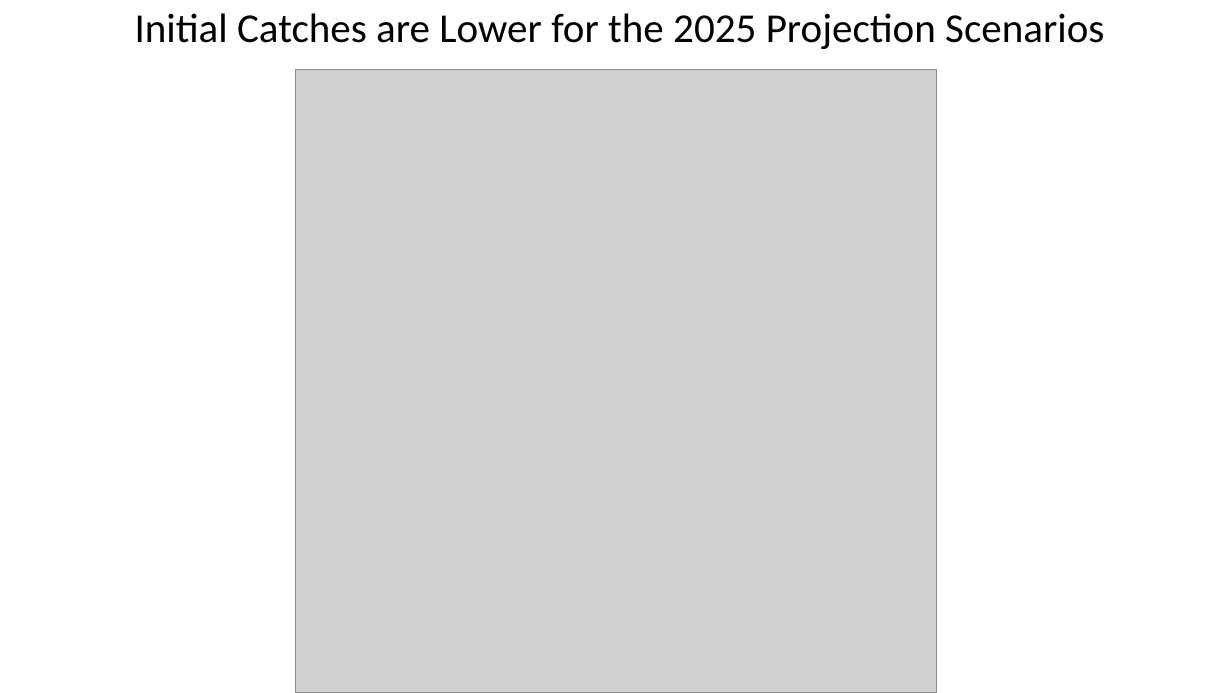
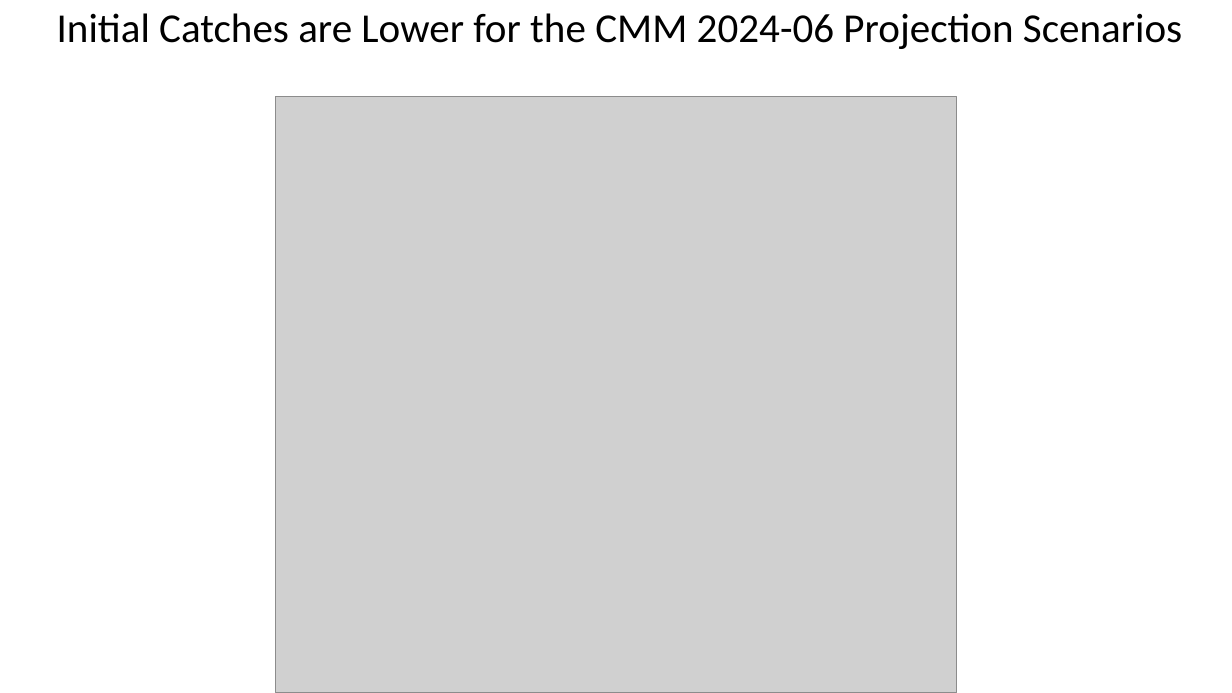
Before and after one commit to PIFSCstockassessments/2024-WCNPO-MLS-Rebuilding, a slide deck: slide 27 of 2025-MLS-projections/2025 MLS projections for CMM 24-06.pptx (slide 19 before the commit). Drawn at 1232x693 pixels with LibreOffice and Linux fonts; fonts in the diff are those of the drawing; grey boxes stand for pictures. Boxes give left, top, right and bottom in pixels: in the first picture for what was removed or moved away, otherwise in the second. Text is boxed around its words. In the diff, an @@ line names an element or a change of style, - is before the commit and + after.

```diff
--- a/2025-MLS-projections/2025 MLS projections for CMM 24-06.pptx
+++ b/2025-MLS-projections/2025 MLS projections for CMM 24-06.pptx
@@ text at bbox=[57, 13, 1182, 49]: text changed @@
-Initial Catches are Lower for the 2025 Projection Scenarios
+Initial Catches are Lower for the CMM 2024-06 Projection Scenarios
@@ picture: place and size @@
-picture at bbox=[296, 69, 937, 693]
+picture at bbox=[275, 96, 958, 693]
```
Also in this commit, not shown: 10 other slides changed, 13 slides added, 4 slides removed, 16 other files.
